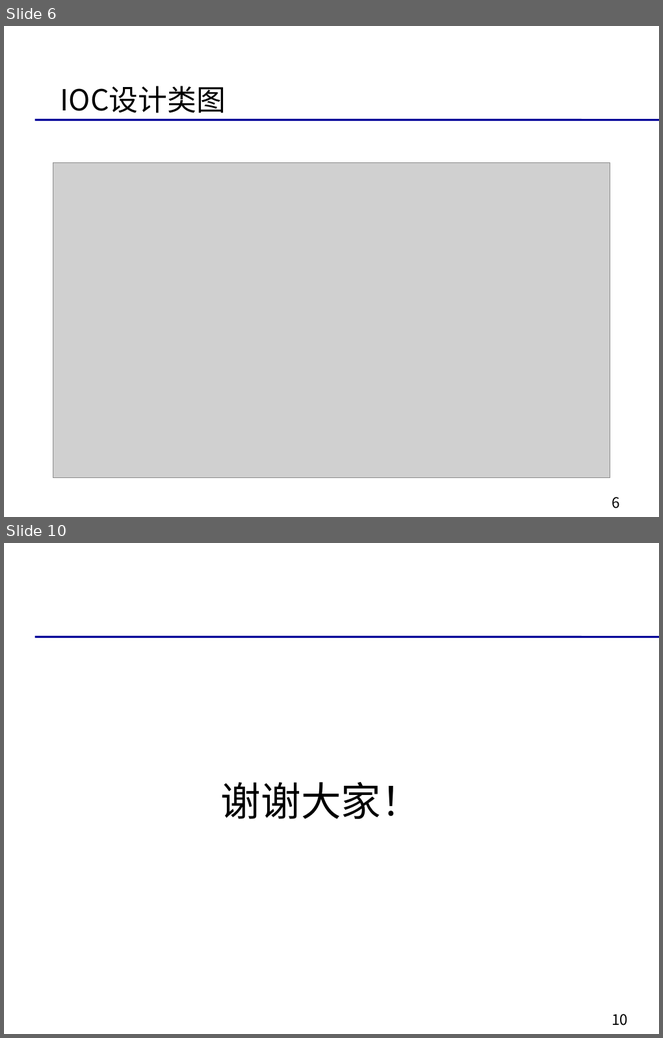
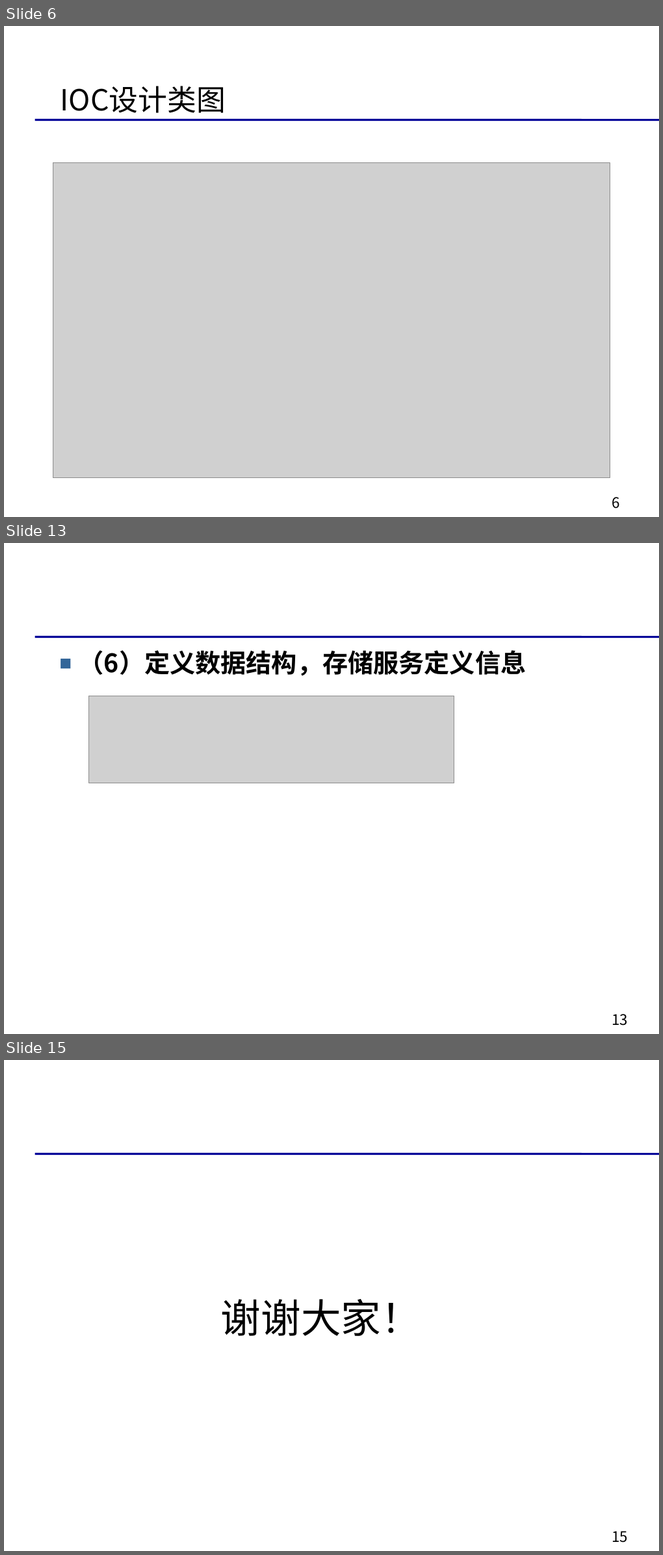
Before and after one commit to bhsei/16TeamF, a slide deck: 演讲ppt/软件改进与展示.pptx. Shown one above the other, each under a label of ours: slides 6 and 10 before the commit, slides 6, 13 and 15 after it; the slides between them are not shown. The pictures are 663x1038 and 663x1555 pixels, drawn with LibreOffice and Linux fonts; fonts in the diff are those of the drawing; grey boxes stand for pictures; background and template pictures are left out. Boxes give left, top, right and bottom in pixels: in the first picture for what was removed or moved away, otherwise in the second. Text is boxed around its words. In the diff, an @@ line names an element or a change of style, - is before the commit and + after.

Commit message:
改进实现方案的修改 1.细化接口设计 2.增加了Handler接口，把元数据中xml信息转换为服务提供者定义信息 3.增加了Annotation接口。提供了对解析注解的支持，能把注解中的元数据来描述服务提供者的 元数据。 4.定义数据结构，存储服务定义信息。 5.增加了java放射的一些类，支持xml注解的动态修改和运行。

```diff
--- a/演讲ppt/软件改进与展示.pptx
+++ b/演讲ppt/软件改进与展示.pptx
@@ slide 13 added at (4,543,659,1034), background picture (left out); not listed: 2 template elements that a slide beside it also shows @@
@@ text added at (79,650,527,676), 28 pt, text #000000, bold @@
+■ （6）定义数据结构，存储服务定义信息
@@ picture added at (89,696,454,783) @@
@@ what was slide 10 is now slide 15 @@
@@ page number at (612,1531,628,1543): text changed @@
-10
+15
```
Also in this commit, not shown: 3 slides changed, 4 other slides added.
